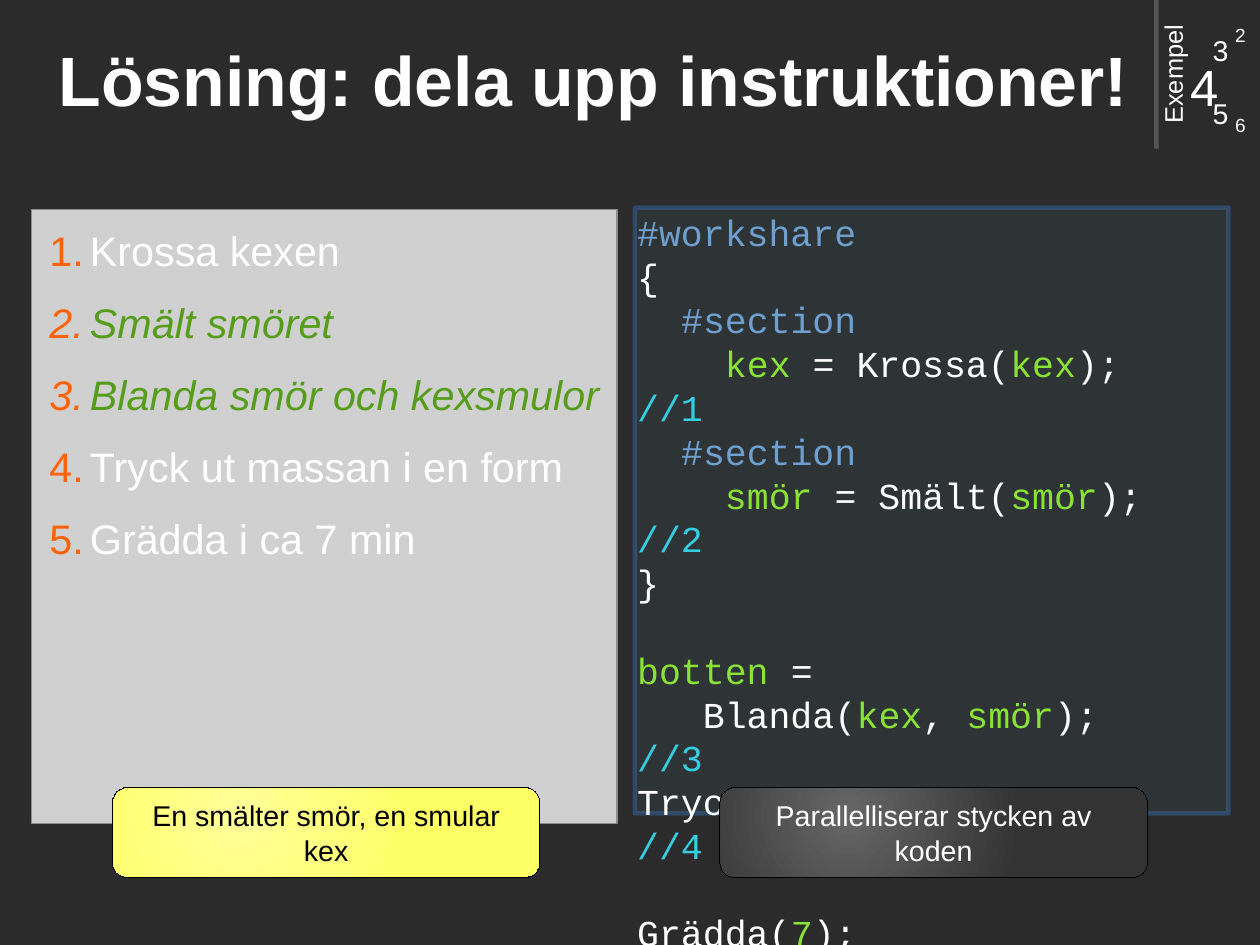
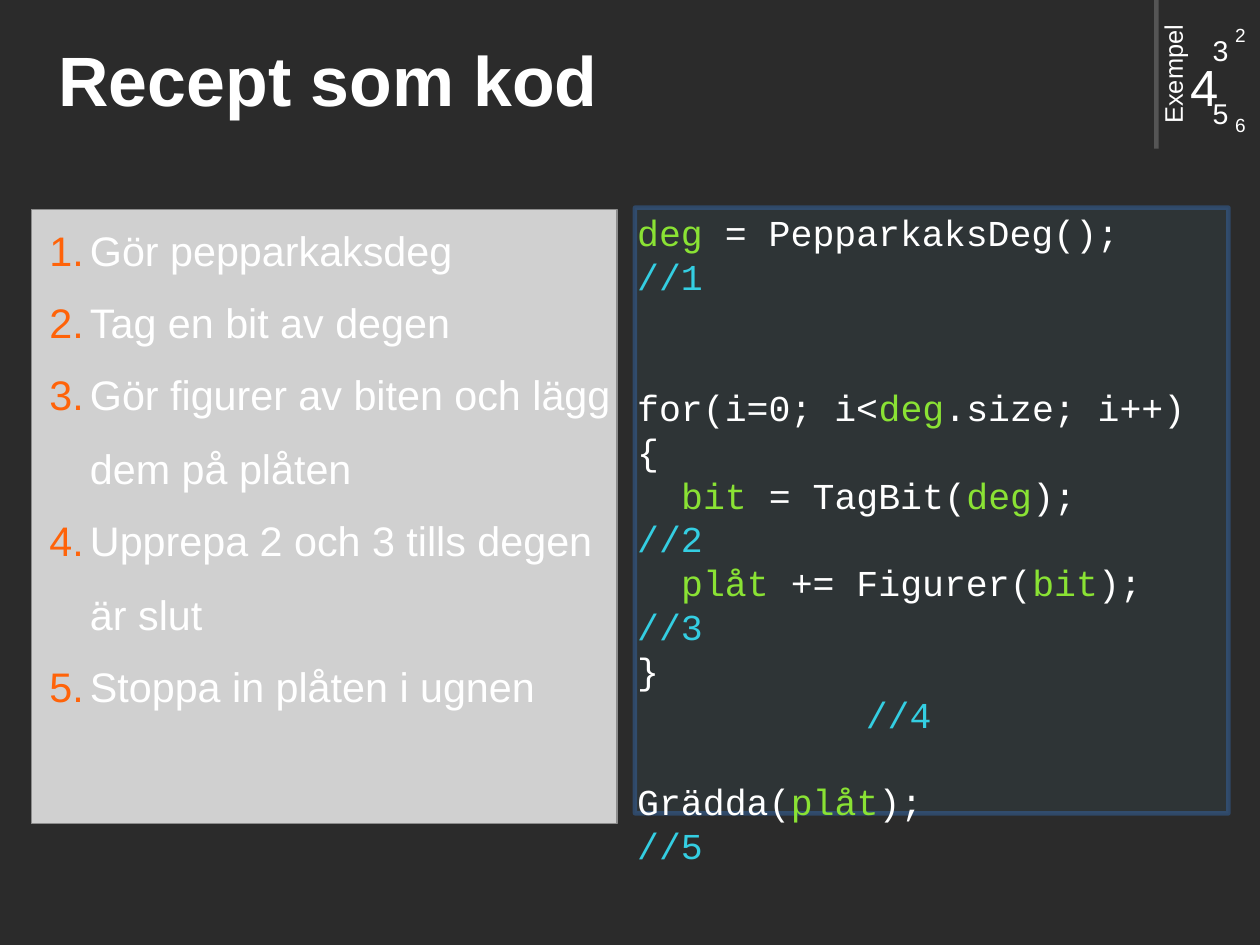
Before and after one commit to saifthe1/openfoam-openmp, a slide deck: slide 11 of presentation/pres.odp. Drawn at 1260x945 pixels with LibreOffice and Linux fonts; fonts in the diff are those of the drawing; grey boxes stand for pictures; background and template pictures are left out; a plain dark background stands for a picture behind light text. Boxes give left, top, right and bottom in pixels: in the first picture for what was removed or moved away, otherwise in the second. Text is boxed around its words. In the diff, an @@ line names an element or a change of style, - is before the commit and + after.

```diff
--- a/presentation/pres.odp
+++ b/presentation/pres.odp
@@ title at (x1=59, y1=55, x2=598, y2=120): text changed @@
-Lösning: dela upp instruktioner!
+Recept som kod
@@ text at (x1=90, y1=236, x2=610, y2=710): text changed @@
-1. Krossa kexen
-2. Smält smöret
-3. Blanda smör och kexsmulor
-4. Tryck ut massan i en form
-5. Grädda i ca 7 min
+1. Gör pepparkaksdeg
+2. Tag en bit av degen
+3. Gör figurer av biten och lägg
+   dem på plåten
+4. Upprepa 2 och 3 tills degen
+   är slut
+5. Stoppa in plåten i ugnen
@@ text at (x1=637, y1=220, x2=1186, y2=823): text changed @@
-#workshare
-{
-#section
-kex = Krossa(kex); //1
-#section
-smör = Smält(smör); //2
-}
-botten =
-Blanda(kex, smör); //3
-TryckUtIForm(botten); //4
-Grädda(7); //5
+deg = PepparkaksDeg(); //1
+for(i=0; i<deg.size; i++)
+{
+bit = TagBit(deg); //2
+plåt += Figurer(bit); //3
+} //4
+Grädda(plåt); //5
@@ rounded rectangle removed at (x1=112, y1=788, x2=540, y2=878) @@
-En smälter smör, en smular kex
@@ rounded rectangle removed at (x1=720, y1=788, x2=1148, y2=878) @@
-Parallelliserar stycken av koden
```
Also in this commit, not shown: 5 other slides changed.
